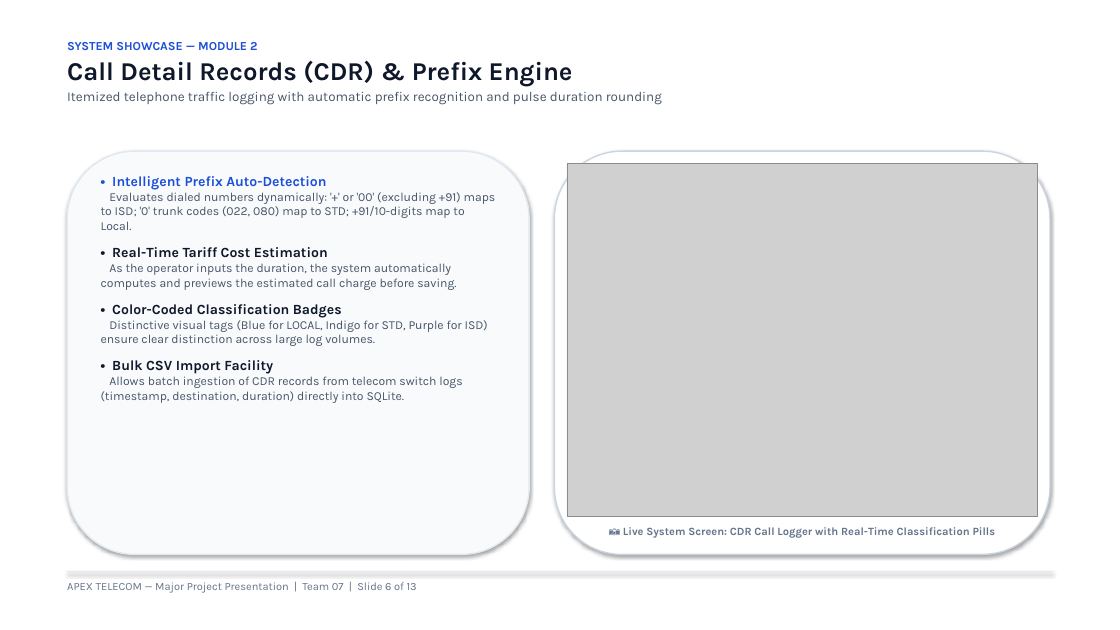
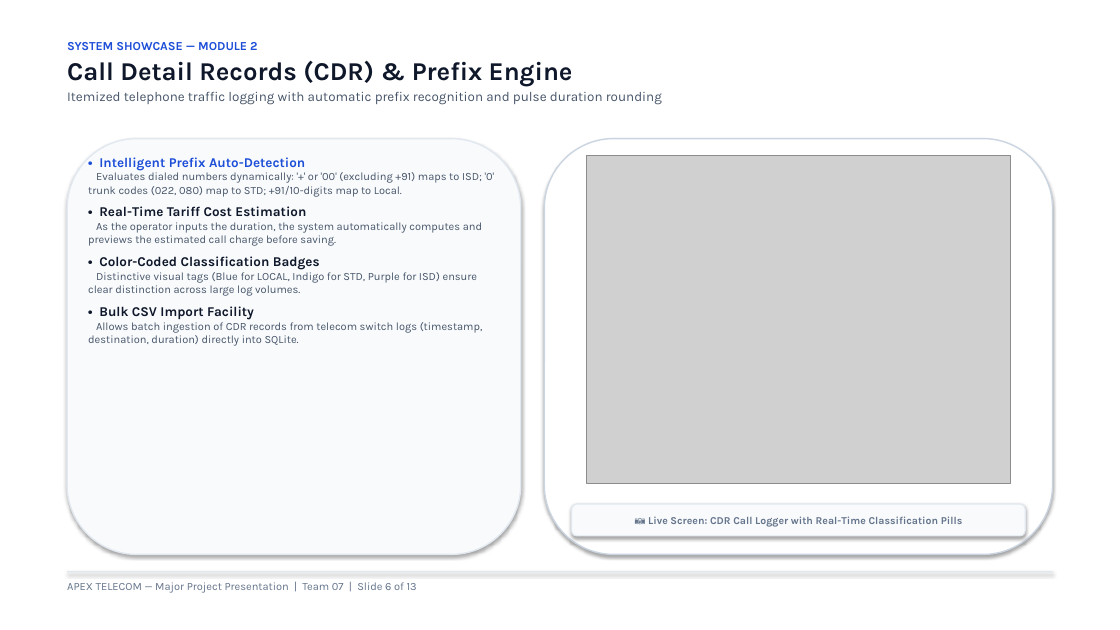
Before and after one commit to ashlesh0805/TelephoneBillManagementSystem, a slide deck: slide 6 of Telephone_Bill_Management_System_Team07.pptx. Drawn at 1120x630 pixels with LibreOffice and Linux fonts; fonts in the diff are those of the drawing; grey boxes stand for pictures. Boxes give left, top, right and bottom in pixels: in the first picture for what was removed or moved away, otherwise in the second. Text is boxed around its words. In the diff, an @@ line names an element or a change of style, - is before the commit and + after.

Commit message:
docs: polish deck widgets with comfortable margins, centered screenshots, and white theme

```diff
--- a/Telephone_Bill_Management_System_Team07.pptx
+++ b/Telephone_Bill_Management_System_Team07.pptx
@@ rounded rectangle: place and size @@
-rounded rectangle at box(67, 151, 529, 555)
+rounded rectangle at box(67, 139, 521, 555)
@@ rounded rectangle: place and size @@
-rounded rectangle at box(555, 151, 1050, 555)
+rounded rectangle at box(544, 139, 1053, 555)
@@ text "• Intelligent Prefix Auto-Detection": place and size @@
-text "• Intelligent Prefix Auto-Detection" at box(101, 176, 496, 403)
+text "• Intelligent Prefix Auto-Detection" at box(88, 157, 495, 346)
@@ text "• Intelligent Prefix Auto-Detection" at box(88, 157, 495, 346): size 12 to 11.5 pt in "• Intelligent Prefix Auto-Detection", "• Real-Time Tariff Cost Estimation", "• Color-Coded Classification Badges", "• Bulk CSV Import Facility"; size 10.5 to 9.5 pt in "Evaluates dialed numbers dynamically: '+' or '00' ...", "As the operator inputs the duration, the ...", "Distinctive visual tags (Blue for LOCAL, Indigo ...", "Allows batch ingestion of CDR records from ..."; less space between paragraphs @@
@@ picture: place and size @@
-picture at box(567, 164, 1038, 517)
+picture at box(586, 155, 1011, 483)
@@ rounded rectangle "📷 Live Screen: CDR Call ...": place and size @@
-rounded rectangle "📷 Live Screen: CDR Call ..." at box(623, 527, 996, 538)
+rounded rectangle "📷 Live Screen: CDR Call ..." at box(571, 504, 1025, 536)
@@ rounded rectangle "📷 Live Screen: CDR Call ..." at box(571, 504, 1025, 536): vertical alignment top to middle; fill none to #F8FAFC; outline none to #E2E8F0 1 pt; shadow on @@
@@ text in rounded rectangle at box(648, 516, 962, 527): text changed; size 9.5 to 9 pt @@
-📷 Live System Screen: CDR Call Logger with Real-Time Classification Pills
+📷 Live Screen: CDR Call Logger with Real-Time Classification Pills
```
Also in this commit, not shown: 12 other slides changed, 3 other files.
